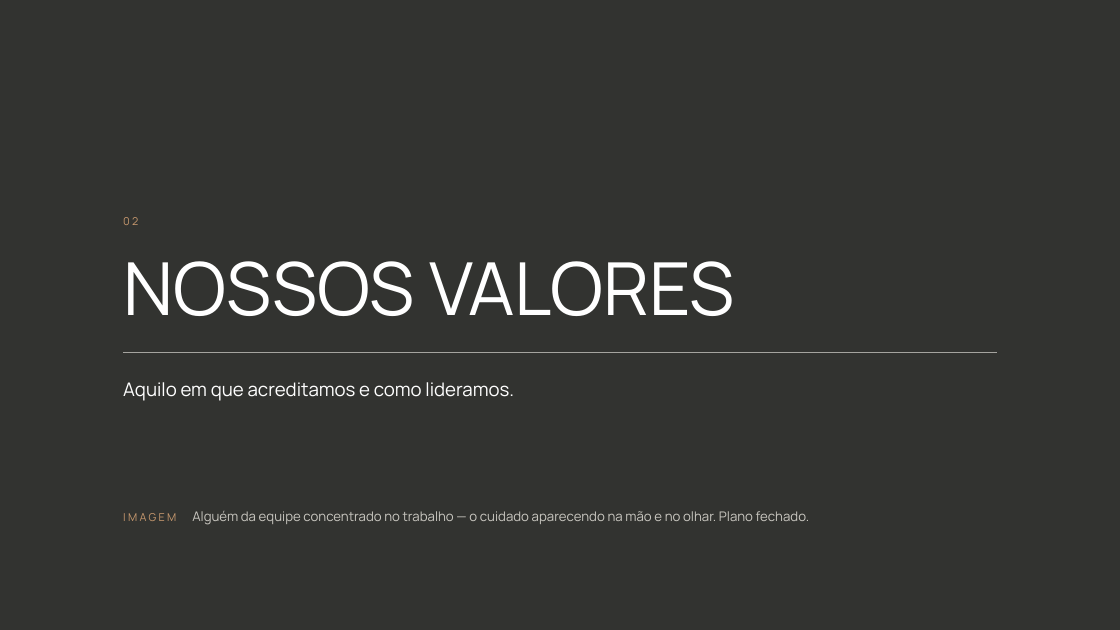
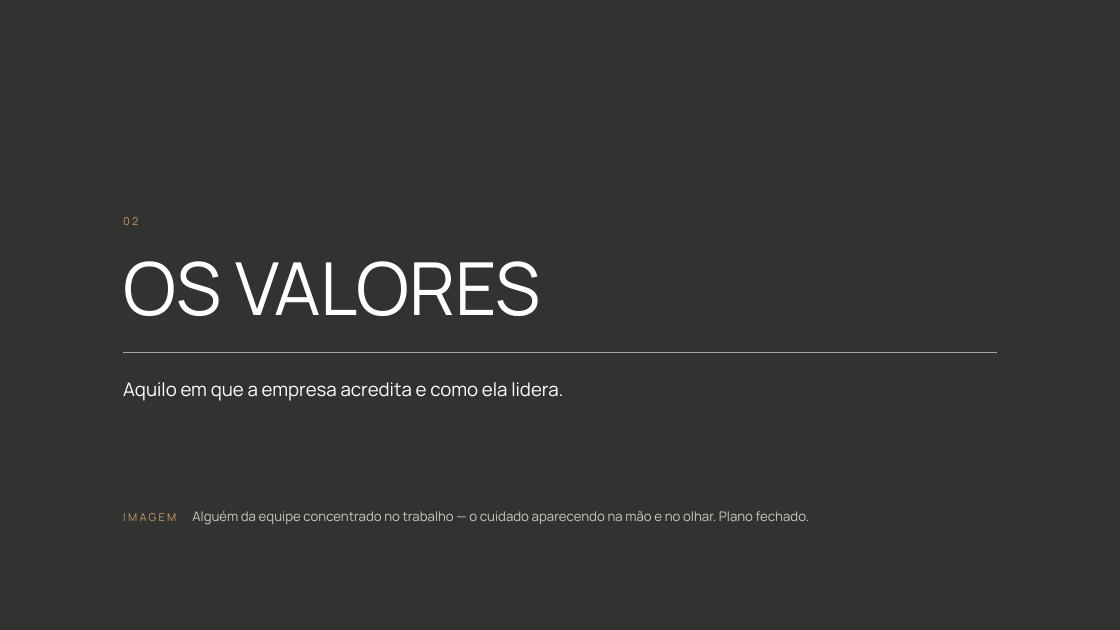
Before and after one commit to kellyalbertkabrand/Apresentacao_Revelacao_de_Essencia, a slide deck: slide 8 of clientes/flavia-muccelin/Cultura-Organizacional-Forma-e-My-Home.pptx. Drawn at 1120x630 pixels with LibreOffice and Linux fonts; fonts in the diff are those of the drawing; background and template pictures are left out; a plain dark background stands for a picture behind light text. Boxes give left, top, right and bottom in pixels: in the first picture for what was removed or moved away, otherwise in the second. Text is boxed around its words. In the diff, an @@ line names an element or a change of style, - is before the commit and + after.

```diff
--- a/clientes/flavia-muccelin/Cultura-Organizacional-Forma-e-My-Home.pptx
+++ b/clientes/flavia-muccelin/Cultura-Organizacional-Forma-e-My-Home.pptx
@@ text at box(123, 261, 541, 316): text changed @@
-NOSSOS VALORES
+OS VALORES
@@ text at box(123, 382, 563, 401): text changed @@
-Aquilo em que acreditamos e como lideramos.
+Aquilo em que a empresa acredita e como ela lidera.
```
Also in this commit, not shown: 14 other slides changed, 1 slide added, 1 slide removed, 21 other files.
